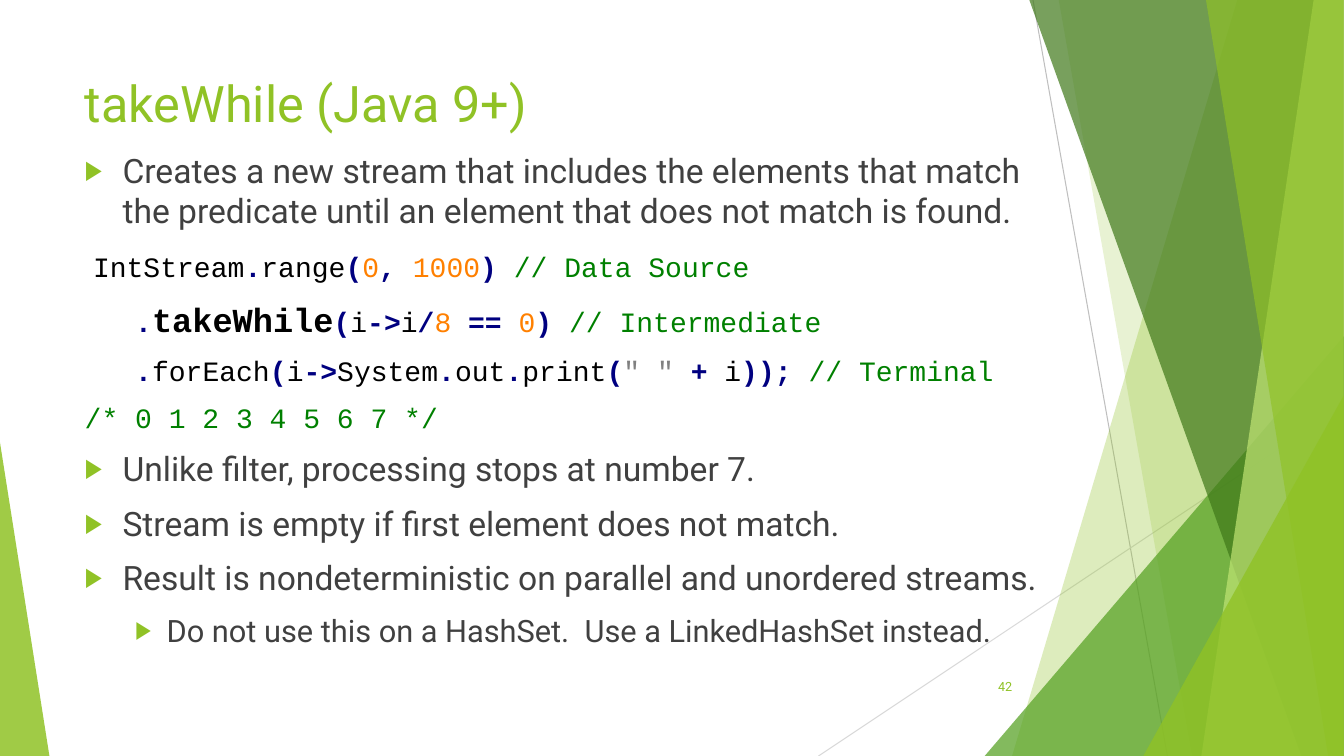
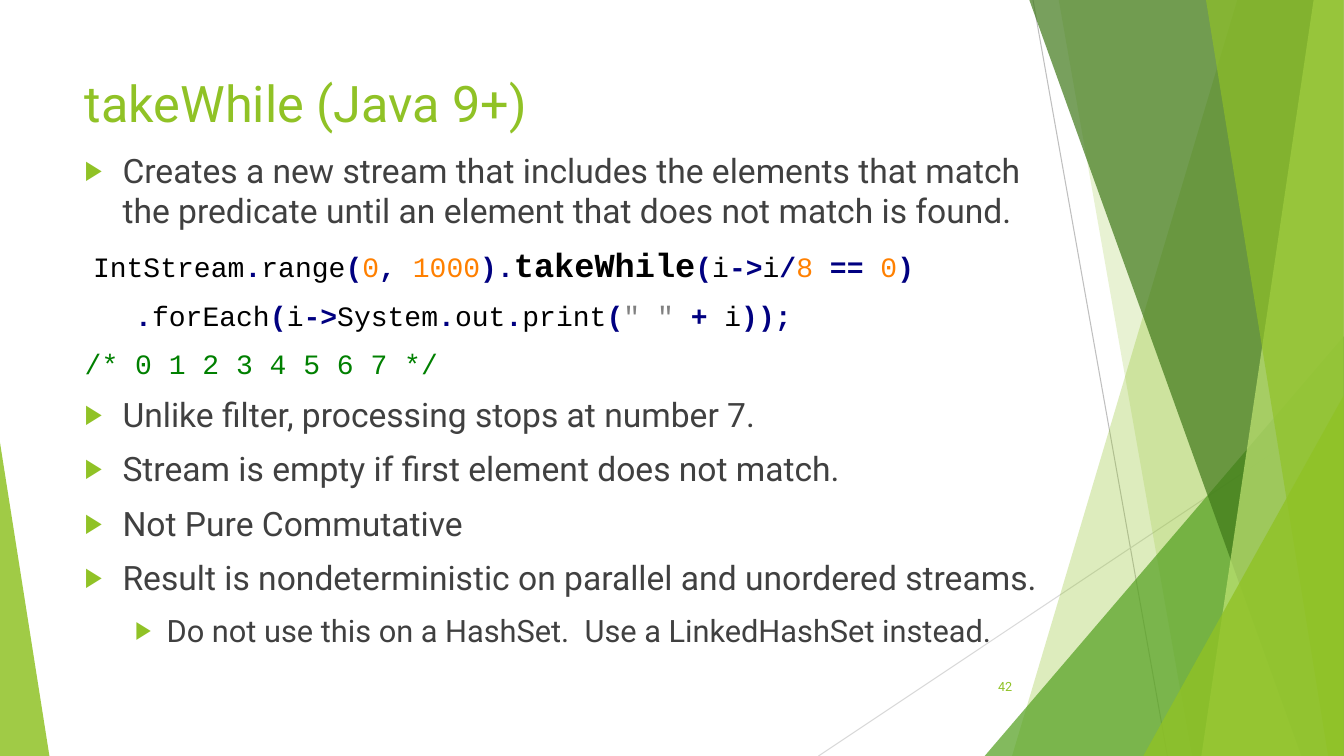
Before and after one commit to RichardRoda/2017-CodePaLOUsa-Lambda, a slide deck: slide 42 of Learning to Love the Lambda in the Stream.pptx. Drawn at 1344x756 pixels with LibreOffice and Linux fonts; fonts in the diff are those of the drawing. Boxes give left, top, right and bottom in pixels: in the first picture for what was removed or moved away, otherwise in the second. Text is boxed around its words. In the diff, an @@ line names an element or a change of style, - is before the commit and + after.

```diff
--- a/Learning to Love the Lambda in the Stream.pptx
+++ b/Learning to Love the Lambda in the Stream.pptx
@@ text at (93, 253, 914, 332): text changed @@
-IntStream.range(0, 1000) // Data Source
-.takeWhile(i->i/8 == 0) // Intermediate
-.forEach(i->System.out.print(" " + i)); // Terminal
+IntStream.range(0, 1000).takeWhile(i->i/8 == 0)
+.forEach(i->System.out.print(" " + i));
@@ text at (123, 512, 463, 537): paragraph added @@
+▶ Not Pure Commutative
```
Also in this commit, not shown: 7 other slides changed.
